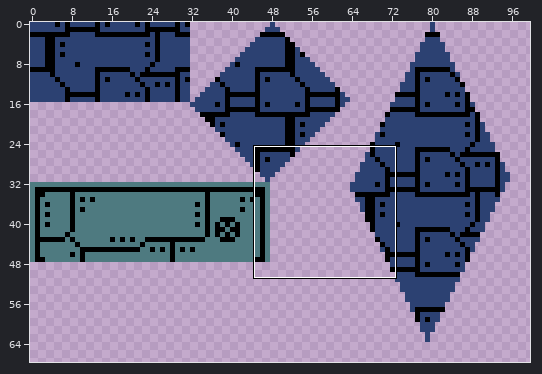
Sprite sheet: assets/sprites/atlases/walls.png. Above: a wide view before the commit, with the close-up outlined.
Close-up. Before the edit:
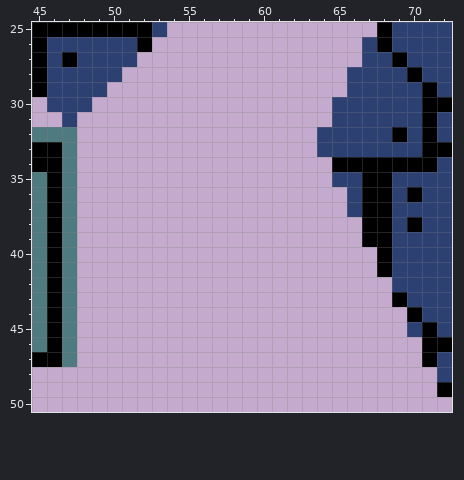
The file is 128x128 pixels. Shown: x 45..72, y 25..50. The wide view leaves out empty margins.
Now the later version:
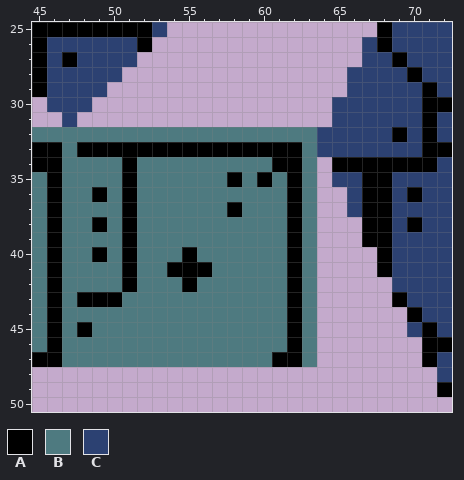
Palette (. is transparent): A #000000  B #4e7a80  C #2c4172
The edit:
The edit adds colour A in row 33 at x 48 to 62; in row 34 at x 51 and 61 to 62; in row 35 at x 51, 58, 60 and 62; in row 36 at x 49, 51 and 62; in row 37 at x 51, 58 and 62; in row 38 at x 49, 51 and 62.
The edit adds colour A in row 39 at x 51 and 62; in row 40 at x 49, 51, 55 and 62; in row 41 at x 51, 54 to 56 and 62; in row 42 at x 51, 55 and 62; in row 43 at x 48 to 50 and 62; in row 44 at x 62.
The edit adds colour A in row 45 at x 48 and 62; in row 46 at x 62; in row 47 at x 61 to 62.
The edit adds colour B in row 32 at x 48 to 63; in row 33 at x 63; in row 34 at x 48 to 50, 52 to 60 and 63; in row 35 at x 48 to 50, 52 to 57, 59, 61 and 63; in row 36 at x 48, 50, 52 to 61 and 63; in row 37 at x 48 to 50, 52 to 57, 59 to 61 and 63.
The edit adds colour B in row 38 at x 48, 50, 52 to 61 and 63; in row 39 at x 48 to 50, 52 to 61 and 63; in row 40 at x 48, 50, 52 to 54, 56 to 61 and 63; in row 41 at x 48 to 50, 52 to 53, 57 to 61 and 63; in row 42 at x 48 to 50, 52 to 54, 56 to 61 and 63; in row 43 at x 51 to 61 and 63.
The edit adds colour B in row 44 at x 48 to 61 and 63; in row 45 at x 49 to 61 and 63; in row 46 at x 48 to 61 and 63; in row 47 at x 48 to 60 and 63.
